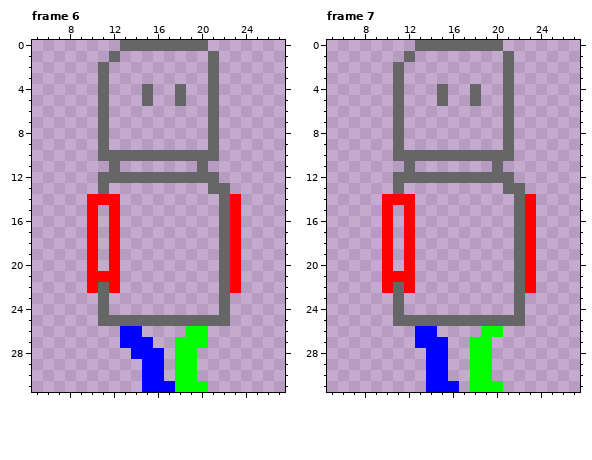
Two states of a pixel-art file, assets/character/dude/walk/walk.ase. The first picture shows the starting point.
32x32 pixels, 10 frames. Shown: frame 6: x 5..27, y 0..31; frame 7: x 5..27, y 0..31. The commit also changed other frames, which this record leaves out.
The result:
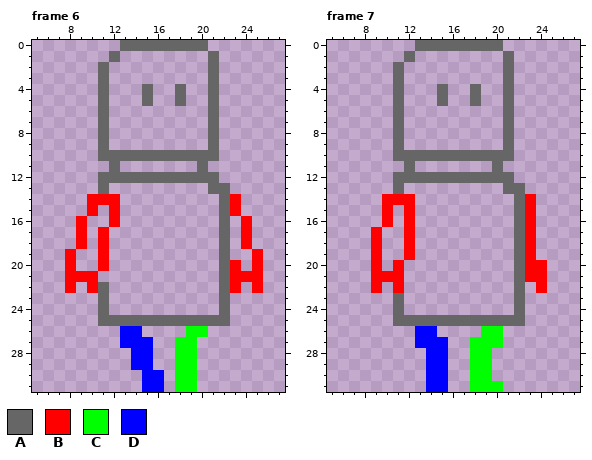
Palette (. is transparent): A #666666  B #ff0000  C #00ff00  D #0000ff
The exact change:
Frame 6, layer "Layer 1":
Colour B now appears in row 16 at x 9 and 24; in rows 17 to 18 at x 9, 11 and 24; in rows 19 to 20 at x 8, 11 and 25; in row 21 at x 8 to 9 and 24 to 25; in row 22 at x 8 and 25.
Colour D now appears in row 29 at x 14.
Colour B is removed in row 16 at x 10 and 23; in rows 17 to 19 at x 10, 12 and 23; in row 20 at x 10 and 12; in row 21 at x 11 to 12; in row 22 at x 12.
Colour C is removed in row 27 at x 20; in row 31 at x 20.
Colour D is removed in rows 28 to 29 at x 16; in row 31 at x 17.
Frame 7, layer "Layer 1":
Colour B now appears in rows 17 to 19 at x 9; in row 20 at x 9, 11 and 24; in rows 21 to 22 at x 9 and 24.
The author changed colour A to colour B in row 22 at x 11.
Colour C now appears in row 27 at x 20.
Colour B is removed in rows 17 to 19 at x 10; in row 20 at x 10 and 12; in row 21 at x 12; in row 22 at x 10, 12 and 23.
Colour D is removed in row 31 at x 16.
